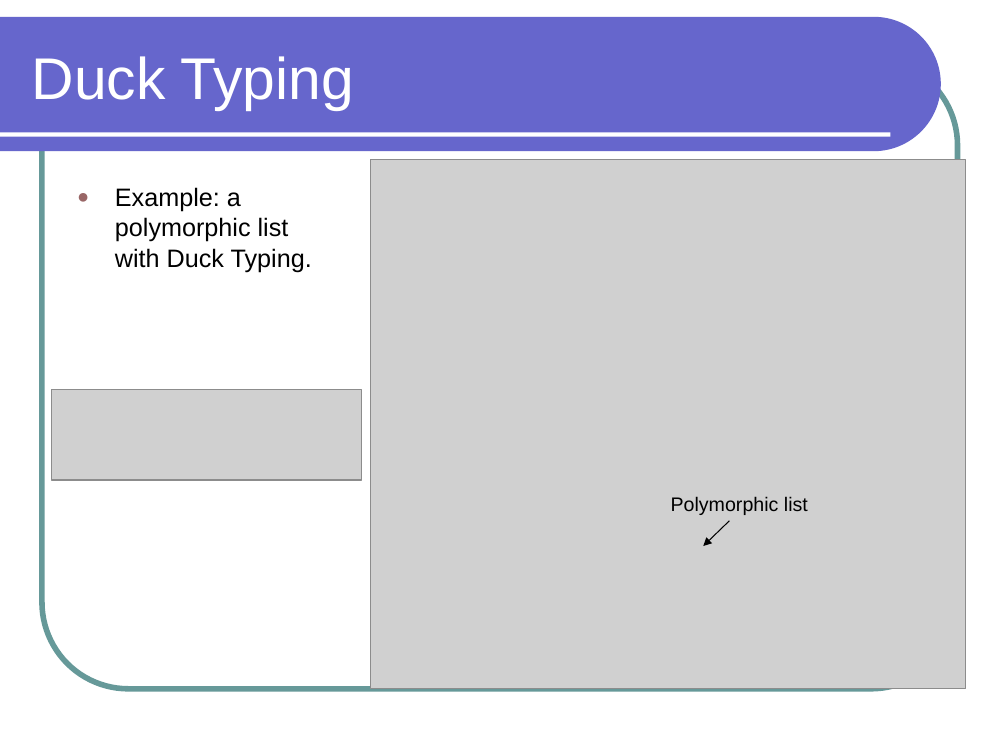
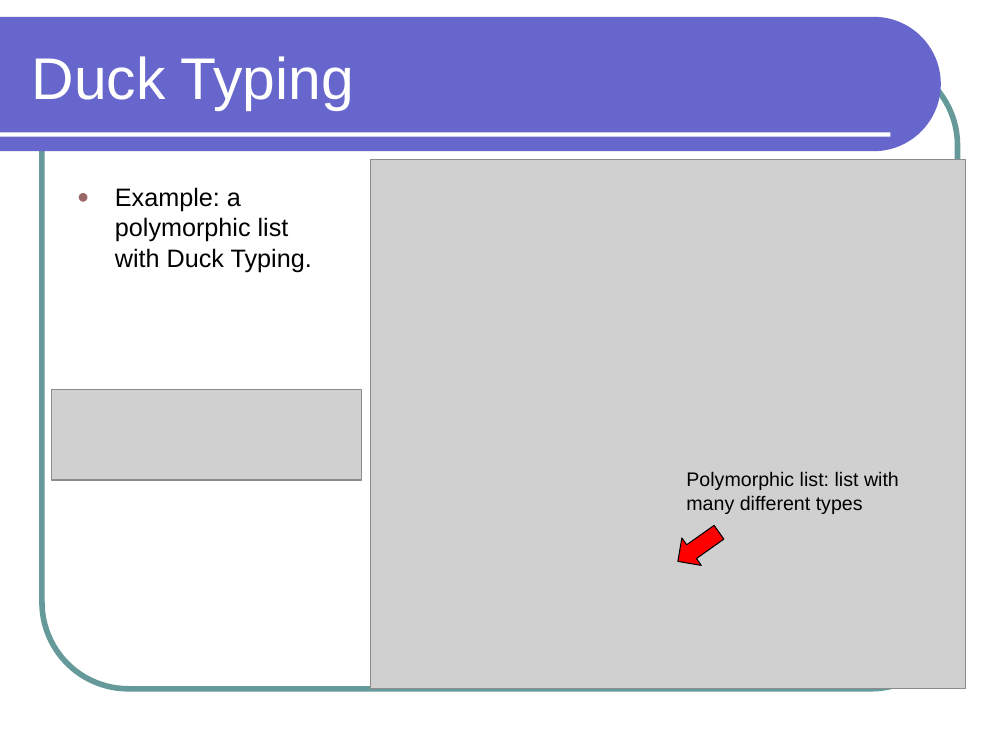
Before and after one commit to lutzhamel/CSC301, a slide deck: slide 8 of notes/csc301-ln019.ppt. Drawn at 1008x756 pixels with LibreOffice and Linux fonts; fonts in the diff are those of the drawing; grey boxes stand for pictures. Boxes give left, top, right and bottom in pixels: in the first picture for what was removed or moved away, otherwise in the second. Text is boxed around its words. In the diff, an @@ line names an element or a change of style, - is before the commit and + after.

```diff
--- a/notes/csc301-ln019.ppt
+++ b/notes/csc301-ln019.ppt
@@ text at bbox=[686, 471, 899, 514]: text changed @@
-Polymorphic list
+Polymorphic list: list with
+many different types
@@ down arrow added at bbox=[668, 519, 728, 575], fill #FF0000, outline #000000 0.74 pt @@
@@ arrow removed from (730, 521) to (704, 546) @@
```
Also in this commit, not shown: 1 other slide changed, 1 other file.
